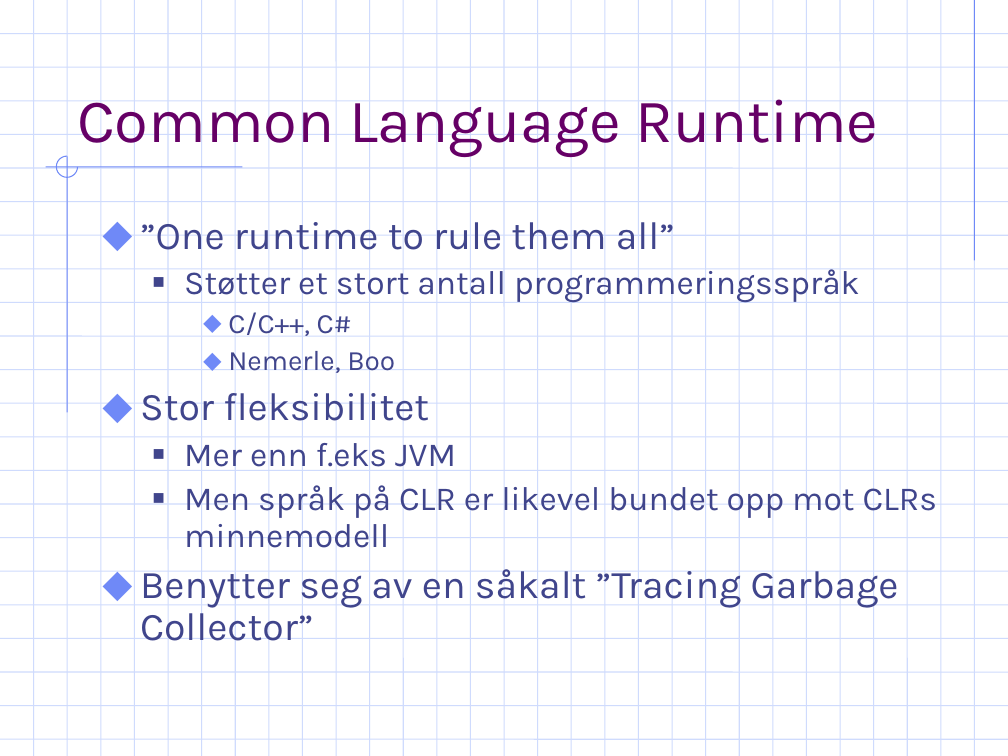
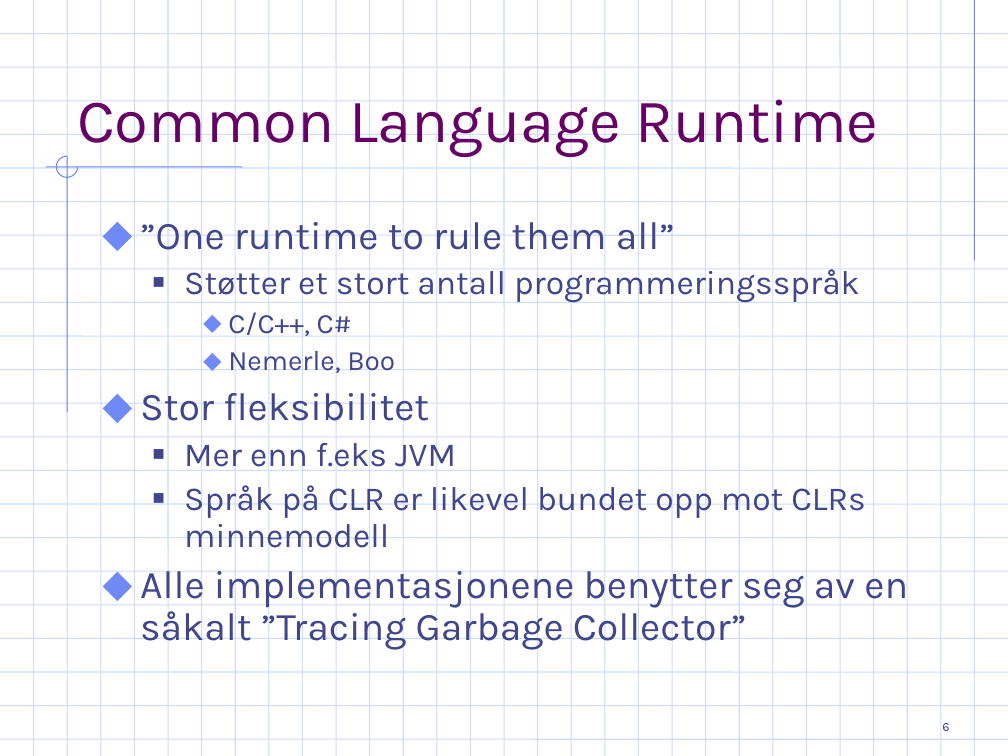
Before and after one commit to ArildF/masters, a slide deck: slide 6 of trunk/thesis/presentation.ppt. Drawn at 1008x756 pixels with LibreOffice and Linux fonts; fonts in the diff are those of the drawing; background and template pictures are left out. Boxes give left, top, right and bottom in pixels: in the first picture for what was removed or moved away, otherwise in the second. Text is boxed around its words. In the diff, an @@ line names an element or a change of style, - is before the commit and + after.

```diff
--- a/trunk/thesis/presentation.ppt
+++ b/trunk/thesis/presentation.ppt
@@ text at box(140, 480, 908, 650): text changed; size 24 to 28 pt @@
-  ■ Men språk på CLR er likevel bundet opp mot CLRs minnemodell
-⬥ Benytter seg av en såkalt ”Tracing Garbage Collector”
+  ■ Språk på CLR er likevel bundet opp mot CLRs minnemodell
+⬥ Alle implementasjonene benytter seg av en såkalt ”Tracing Garbage Collector”
@@ page number added at box(942, 723, 949, 731), 9 pt, text #40458C @@
+6
```
Also in this commit, not shown: 56 other slides changed.
